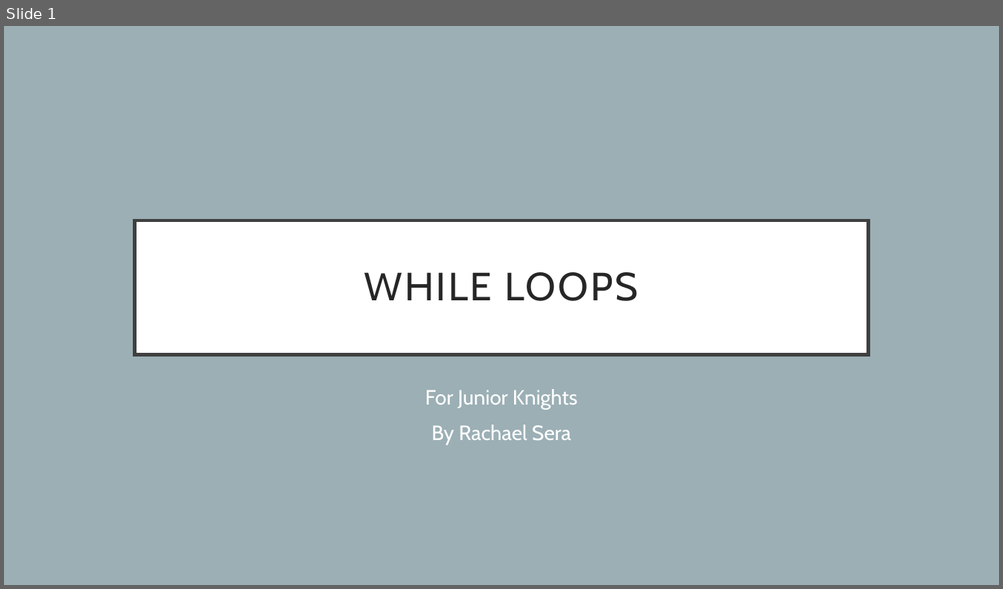
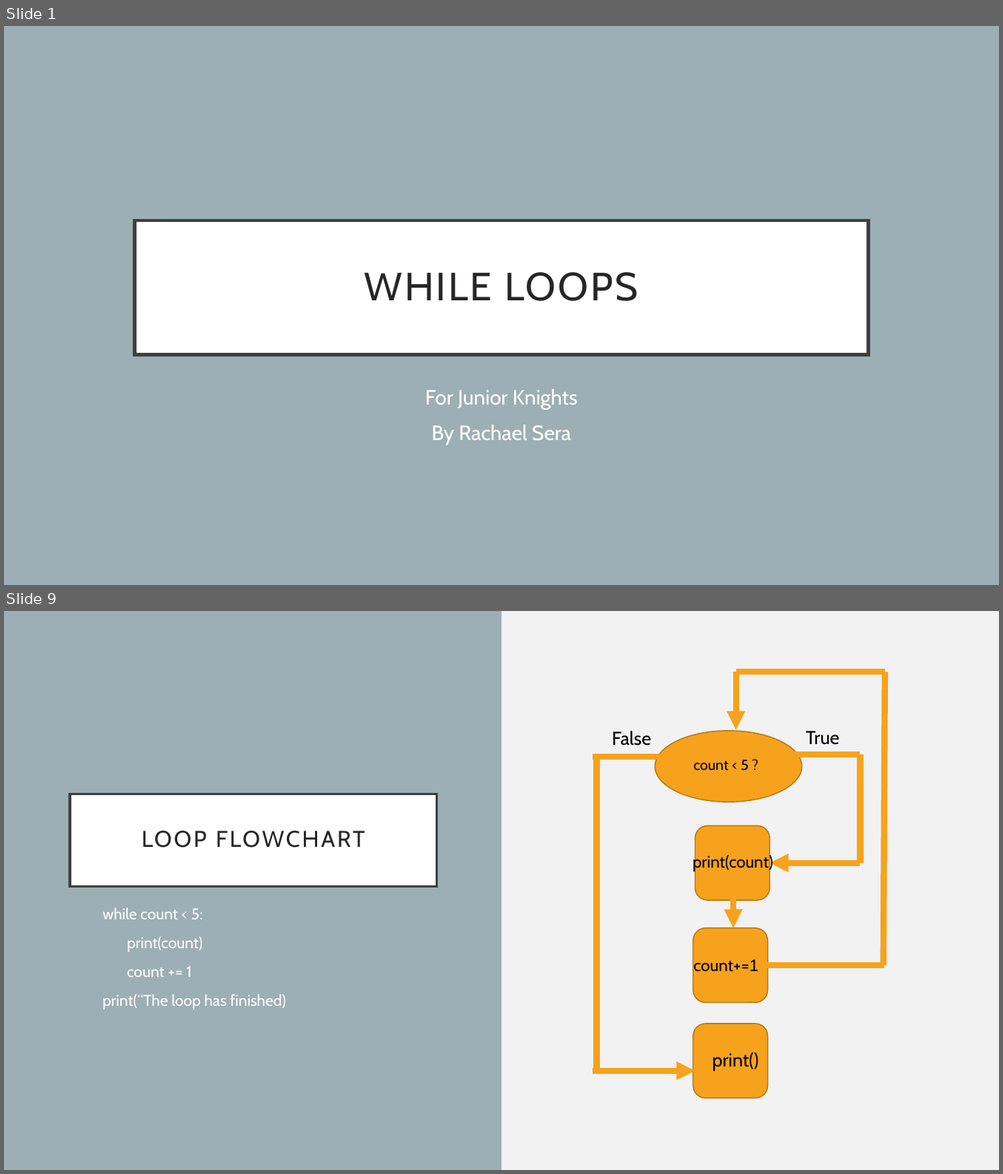
Before and after one commit to rsera/Junior-Knights, a slide deck: Python Day 4 While Loops.pptx. Shown one above the other, each under a label of ours: slide 1 before the commit, slides 1 and 9 after it; the slides between them are not shown. The pictures are 1003x589 and 1003x1174 pixels, drawn with LibreOffice and Linux fonts; fonts in the diff are those of the drawing. Boxes give left, top, right and bottom in pixels: in the first picture for what was removed or moved away, otherwise in the second. Text is boxed around its words. In the diff, an @@ line names an element or a change of style, - is before the commit and + after.

```diff
--- a/Python Day 4 While Loops.pptx
+++ b/Python Day 4 While Loops.pptx
@@ slide 9 added at [4,611,999,1170], background #F2F2F2 @@
@@ rectangle added at [4,611,502,1170], fill #9BAFB5 @@
@@ arrow added from (736, 672) to (736, 729), #F6A21D 6 pt @@
@@ line added from (736, 672) to (885, 672), #F6A21D 6 pt @@
@@ line added from (885, 672) to (883, 965), #F6A21D 6 pt @@
@@ text added at [612,731,651,746], 18 pt, text #000000 @@
+False
@@ ellipse added at [654,731,802,803], fill #F6A21D, outline #B67815 1 pt @@
@@ text added at [805,731,839,745], 18 pt, text #000000 @@
+True
@@ line added from (593, 758) to (665, 758), #F6A21D 6 pt @@
@@ line added from (597, 755) to (597, 1071), #F6A21D 6 pt @@
@@ text added at [693,760,748,771], 14 pt, text #000000 @@
+count < 5 ?
@@ line added from (765, 755) to (859, 755), #F6A21D 6 pt @@
@@ line added from (859, 755) to (859, 863), #F6A21D 6 pt @@
@@ title added at [70,794,437,886], fill #FFFFFF, outline #404040 2.5 pt, 22 pt, text #262626 @@
+LOOP FLOWCHART
@@ rounded rectangle added at [695,826,769,900], fill #F6A21D, outline #B67815 1 pt @@
@@ text added at [692,854,773,872], 16 pt, text #000000 @@
+print(count)
@@ arrow added from (859, 863) to (769, 863), #F6A21D 6 pt @@
@@ arrow added from (733, 894) to (733, 928), #F6A21D 6 pt @@
@@ text added at [102,908,286,1010], 15 pt, text #FFFFFF @@
+while count < 5:
+print(count)
+count += 1
+print(“The loop has finished)
@@ rounded rectangle added at [693,928,767,1002], fill #F6A21D, outline #B67815 1 pt @@
@@ text added at [693,960,758,972], 16 pt, text #000000 @@
+count+=1
@@ line added from (765, 965) to (884, 965), #F6A21D 6 pt @@
@@ rounded rectangle added at [693,1025,767,1099], fill #F6A21D, outline #B67815 1 pt @@
@@ text added at [712,1053,759,1071], 18 pt, text #000000 @@
+print()
@@ arrow added from (593, 1071) to (695, 1071), #F6A21D 6 pt @@
```
Also in this commit, not shown: 7 slides changed, 3 other slides added, 1 slide removed, 1 other file.
